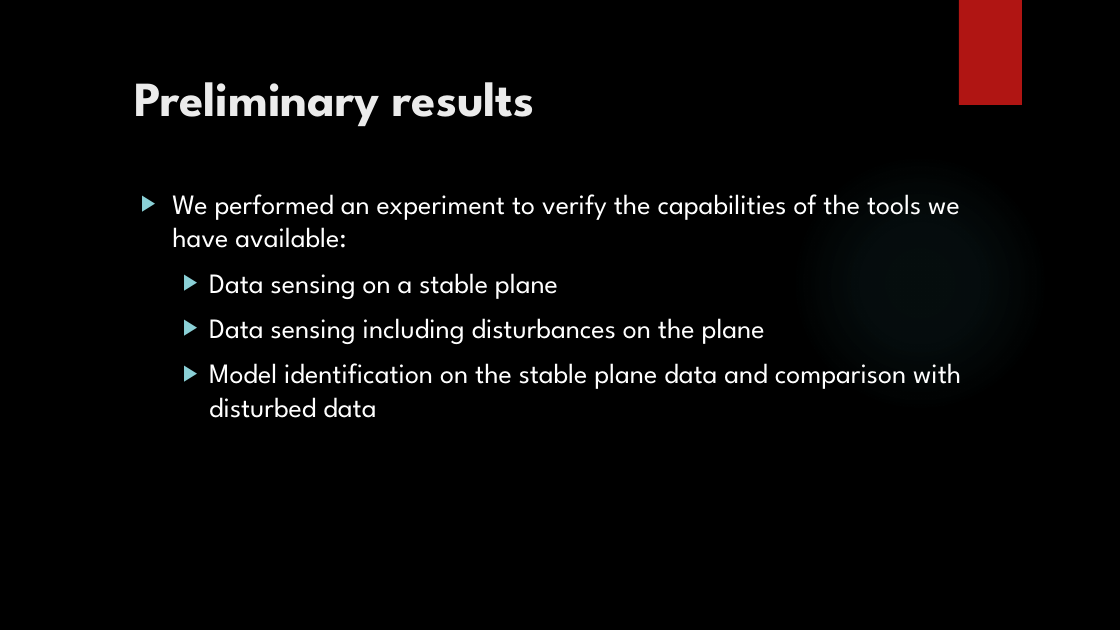
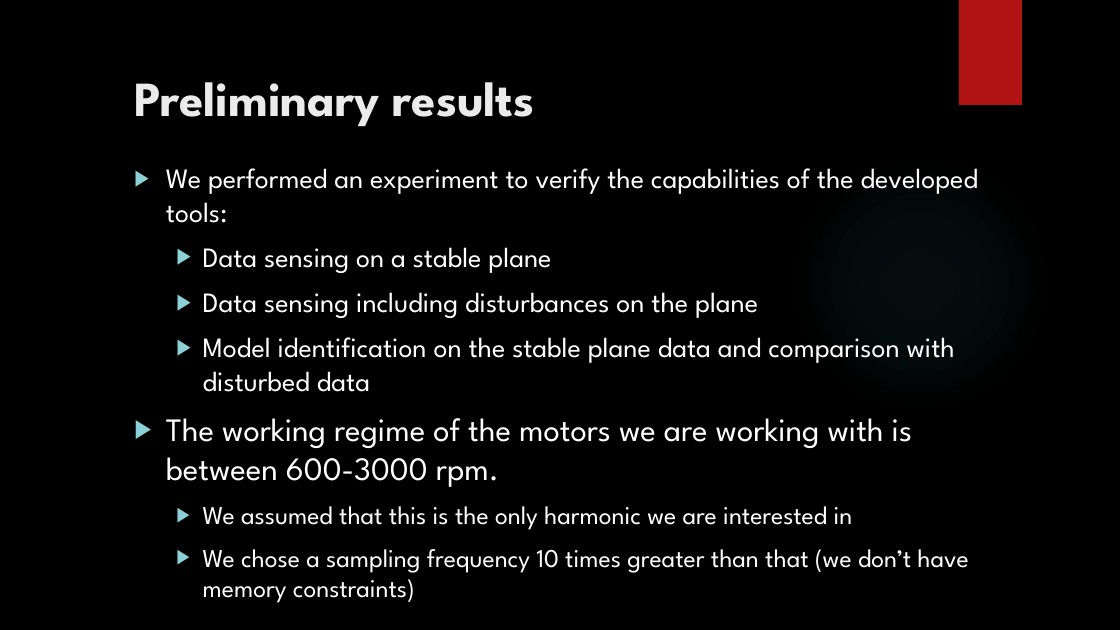
Before and after one commit to urzino/FanMonitoringBlueCoin, a slide deck: slide 12 of Pervasive_presentation_Milestone1_group8_lele.pptx (slide 8 before the commit). Drawn at 1120x630 pixels with LibreOffice and Linux fonts; fonts in the diff are those of the drawing; background and template pictures are left out. Boxes give left, top, right and bottom in pixels: in the first picture for what was removed or moved away, otherwise in the second. Text is boxed around its words. In the diff, an @@ line names an element or a change of style, - is before the commit and + after.

```diff
--- a/Pervasive_presentation_Milestone1_group8_lele.pptx
+++ b/Pervasive_presentation_Milestone1_group8_lele.pptx
@@ text "We performed an experiment to ...": place and size @@
-text "We performed an experiment to ..." at [172,194,961,418]
+text "We performed an experiment to ..." at [166,168,978,602]
@@ text at [166,168,978,223]: text changed @@
-▶ We performed an experiment to verify the capabilities of the tools we have available:
+▶ We performed an experiment to verify the capabilities of the developed tools:
@@ text at [166,418,968,602]: paragraphs added @@
+▶ The working regime of the motors we are working with is between 600-3000 rpm.
+  ▶ We assumed that this is the only harmonic we are interested in
+  ▶ We chose a sampling frequency 10 times greater than that (we don’t have memory constraints)
```
Also in this commit, not shown: 6 other slides changed, 4 slides added, 1 other file.
